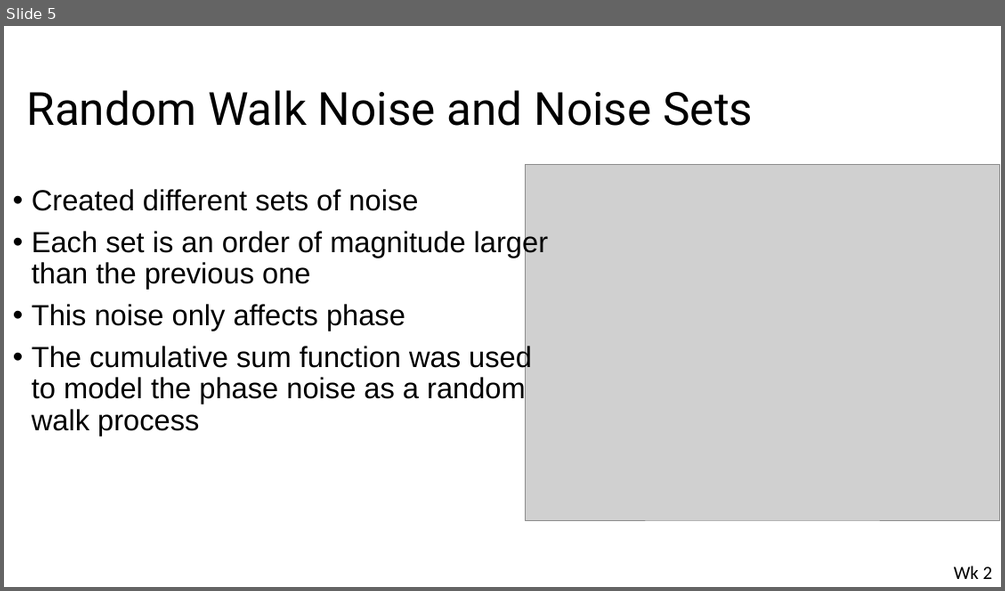
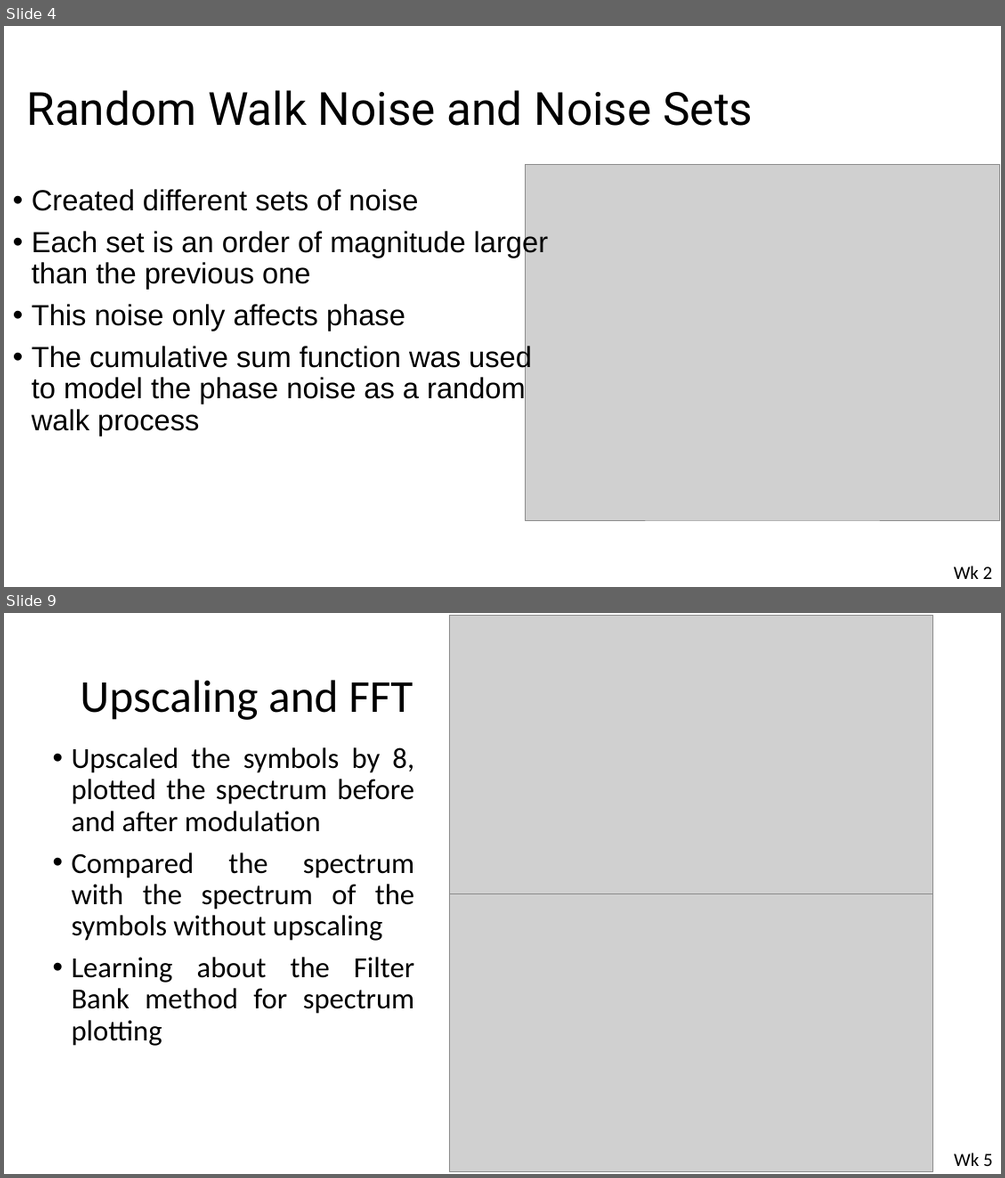
Before and after one commit to Emc54/CoherentTransceivers, a slide deck: Master's meetings presentation.pptx. Shown one above the other, each under a label of ours: slide 5 before the commit, slides 4 and 9 after it; the slides between them are not shown. The pictures are 1005x591 and 1005x1178 pixels, drawn with LibreOffice and Linux fonts; fonts in the diff are those of the drawing; grey boxes stand for pictures. Boxes give left, top, right and bottom in pixels: in the first picture for what was removed or moved away, otherwise in the second. Text is boxed around its words. In the diff, an @@ line names an element or a change of style, - is before the commit and + after.

```diff
--- a/Master's meetings presentation.pptx
+++ b/Master's meetings presentation.pptx
@@ slide 9 added at bbox=[4, 613, 1001, 1174], background #FFFFFF @@
@@ picture added at bbox=[449, 616, 932, 893] @@
@@ title added at bbox=[80, 680, 413, 720], 44 pt, text #000000 @@
+Upscaling and FFT
@@ text added at bbox=[72, 747, 414, 1046], 28 pt, text #000000 @@
+• Upscaled the symbols by 8, plotted the spectrum before and after modulation
+• Compared the spectrum with the spectrum of the symbols without upscaling
+• Learning about the Filter Bank method for spectrum plotting
@@ picture added at bbox=[449, 893, 932, 1172] @@
@@ text added at bbox=[954, 1152, 993, 1166], 18 pt, text #000000 @@
+Wk 5
@@ what was slide 5 is now slide 4 @@
```
Also in this commit, not shown: 3 slides changed, 3 slides removed, 1 other file.
